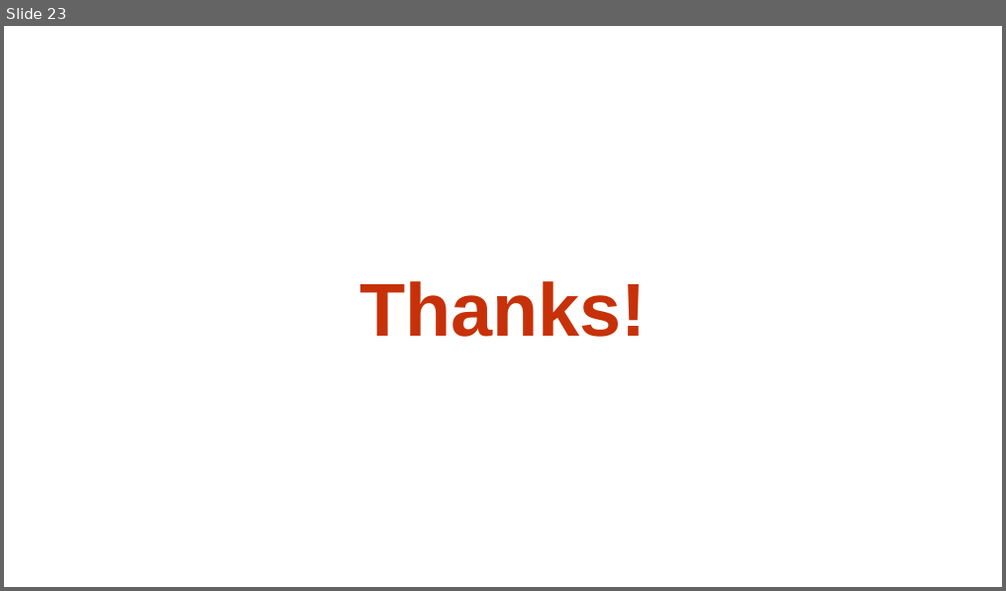
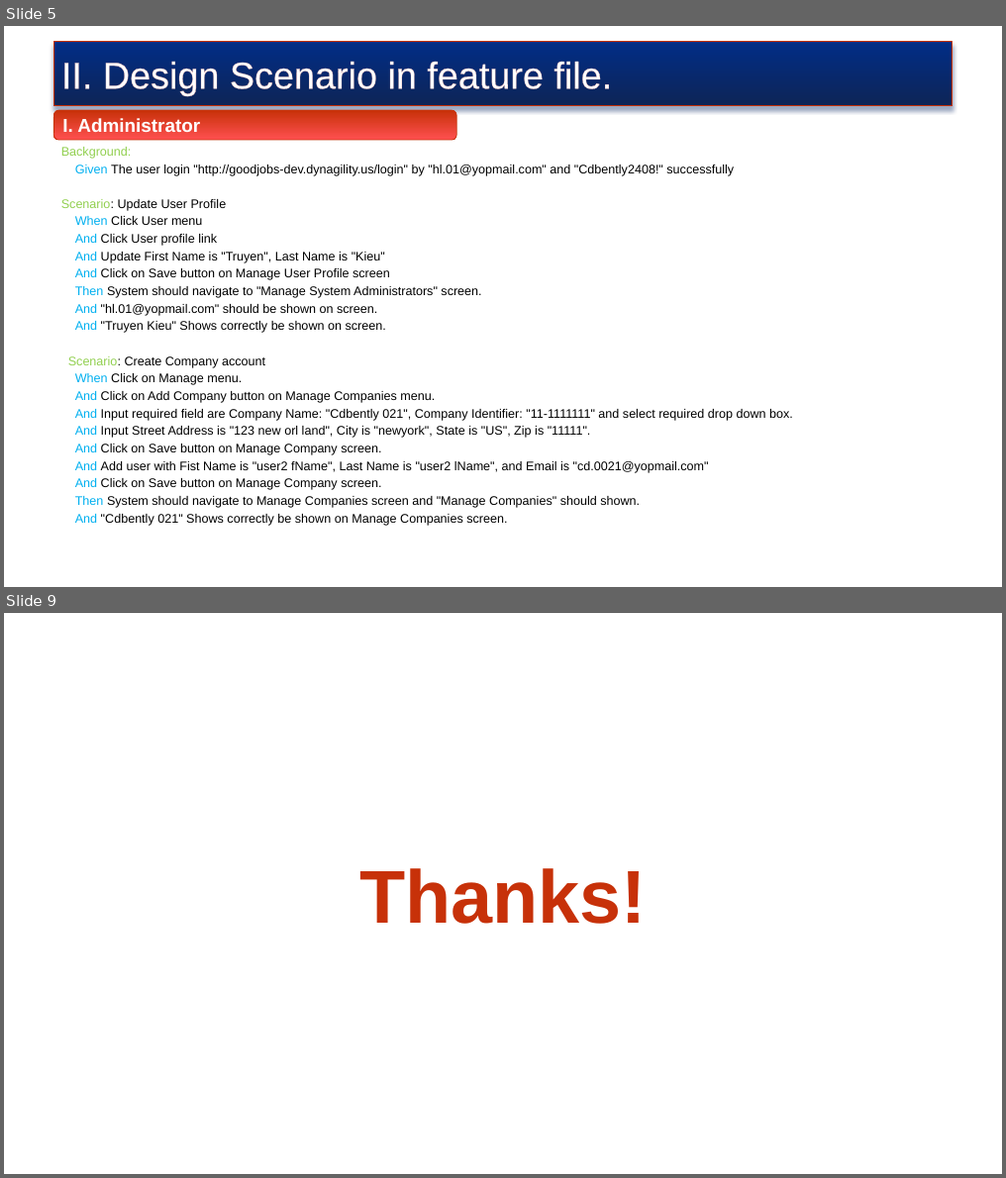
Before and after one commit to truyenkv/sharing, a slide deck: Sharing.pptx. Shown one above the other, each under a label of ours: slide 23 before the commit, slides 5 and 9 after it; the slides between them are not shown. The pictures are 1006x591 and 1006x1178 pixels, drawn with LibreOffice and Linux fonts; fonts in the diff are those of the drawing; background and template pictures are left out. Boxes give left, top, right and bottom in pixels: in the first picture for what was removed or moved away, otherwise in the second. Text is boxed around its words. In the diff, an @@ line names an element or a change of style, - is before the commit and + after.

```diff
--- a/Sharing.pptx
+++ b/Sharing.pptx
@@ slide 5 added at [4,26,1002,587], background picture (left out) @@
@@ rectangle added at [54,42,952,106], fill gradient #012D86 to #0E2557, outline #C73109 0.75 pt, 36 pt, text #FFFFFF @@
+II. Design Scenario in feature file.
@@ rounded rectangle added at [54,110,456,141], fill gradient #C73109 to #FF5050, outline #C73109 0.75 pt, 18 pt, text #FFFFFF, bold @@
+I. Administrator
@@ text added at [61,147,793,526], 12 pt, text #000000 @@
+Background:
+Given The user login "http://goodjobs-dev.dynagility.us/login" by "hl.01@yopmail.com" and "Cdbently2408!" successfully
+Scenario: Update User Profile
+When Click User menu
+And Click User profile link
+And Update First Name is "Truyen", Last Name is "Kieu"
+And Click on Save button on Manage User Profile screen
+Then System should navigate to "Manage System Administrators" screen.
+And "hl.01@yopmail.com" should be shown on screen.
+And "Truyen Kieu" Shows correctly be shown on screen.
+Scenario: Create Company account
+When Click on Manage menu.
+And Click on Add Company button on Manage Companies menu.
+And Input required field are Company Name: "Cdbently 021", Company Identifier: "11-1111111" and select required drop down box.
+And Input Street Address is "123 new orl land", City is "newyork", State is "US", Zip is "11111".
+And Click on Save button on Manage Company screen.
+And Add user with Fist Name is "user2 fName", Last Name is "user2 lName", and Email is "cd.0021@yopmail.com"
+And Click on Save button on Manage Company screen.
+Then System should navigate to Manage Companies screen and "Manage Companies" should shown.
+And "Cdbently 021" Shows correctly be shown on Manage Companies screen.
@@ what was slide 23 is now slide 9 @@
```
Also in this commit, not shown: 2 slides changed, 5 other slides added, 20 slides removed.
